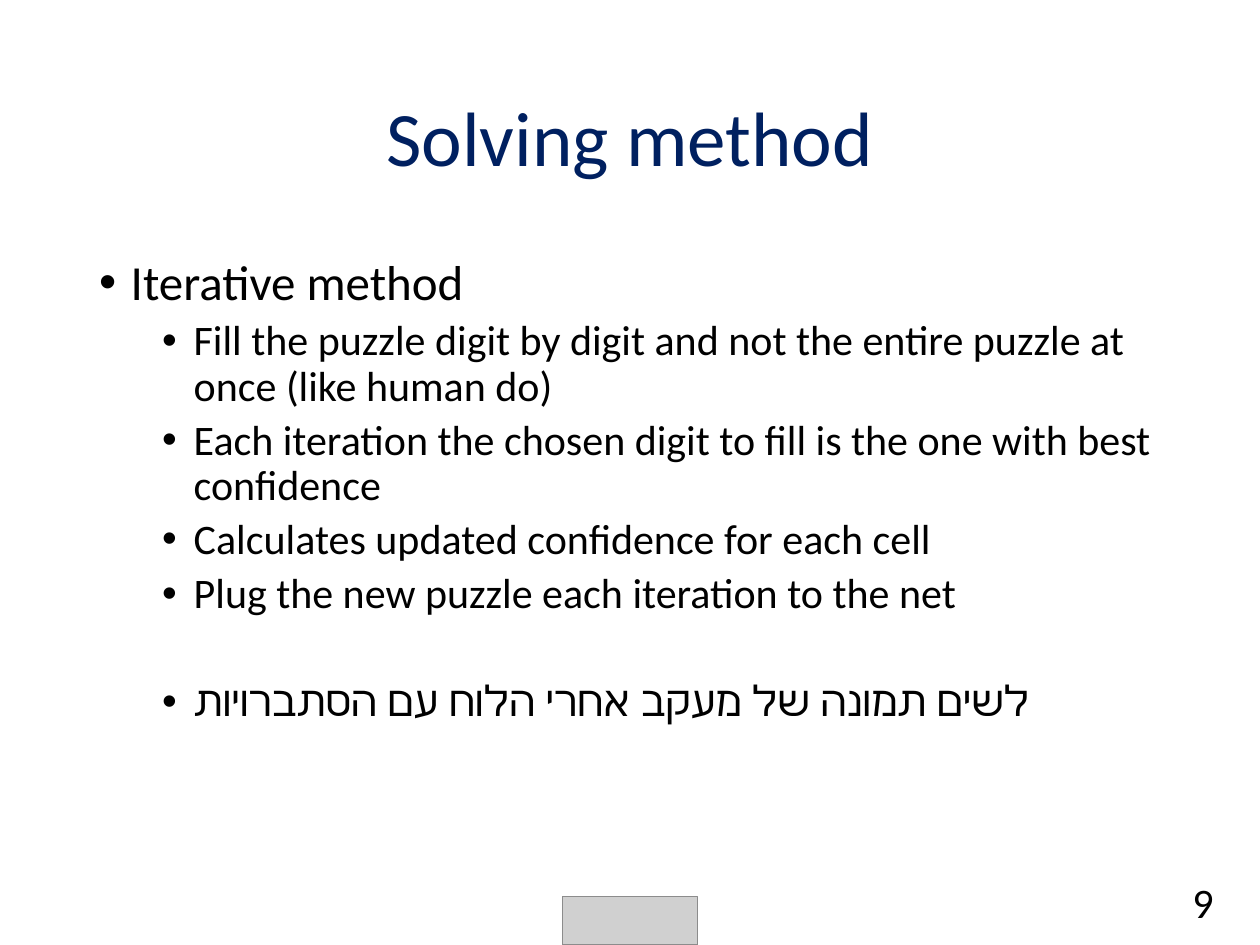
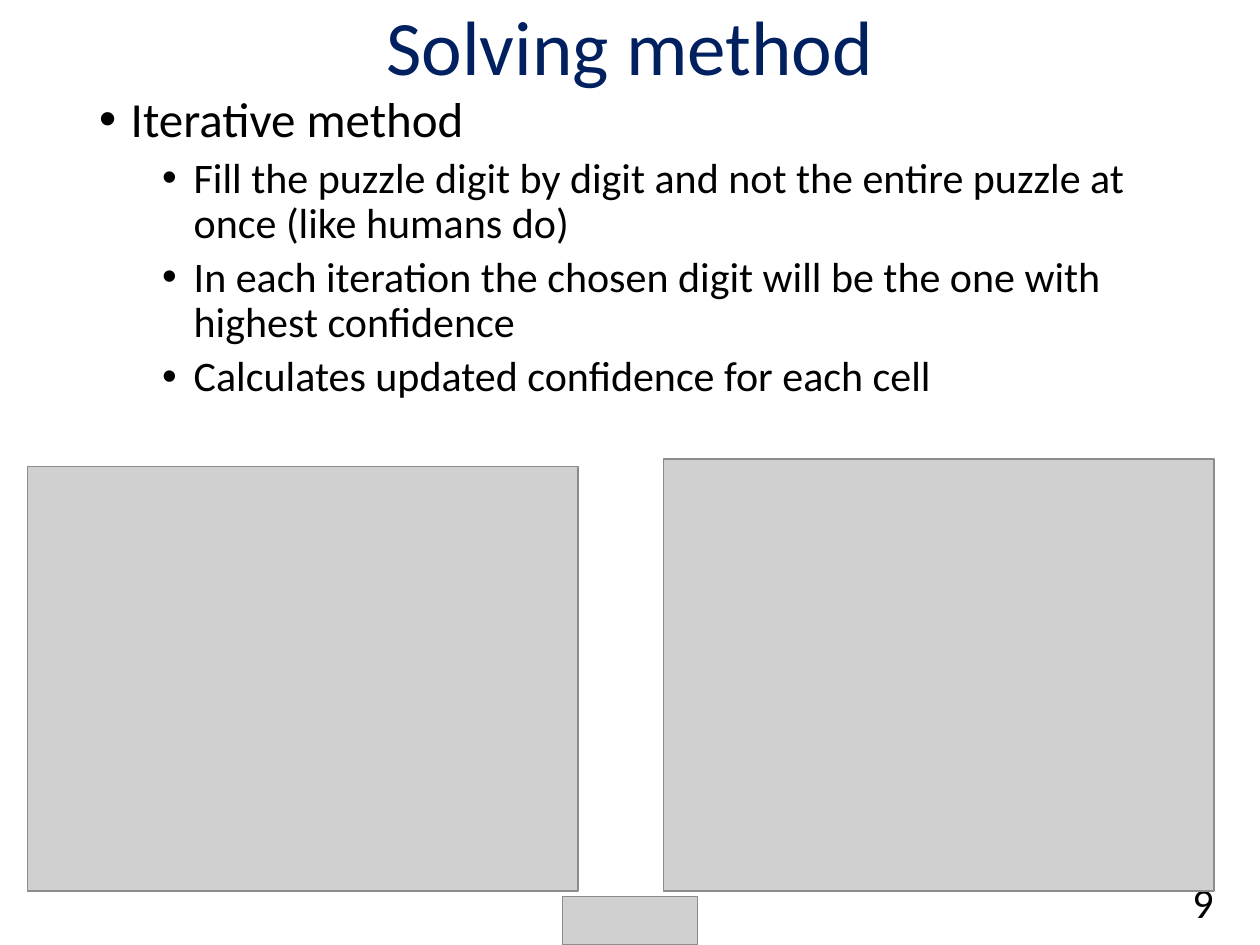
Before and after one commit to chendudai/Sudoku, a slide deck: slide 9 of Presentation/final_presentation.pptx. Drawn at 1260x945 pixels with LibreOffice and Linux fonts; fonts in the diff are those of the drawing; grey boxes stand for pictures. Boxes give left, top, right and bottom in pixels: in the first picture for what was removed or moved away, otherwise in the second. Text is boxed around its words. In the diff, an @@ line names an element or a change of style, - is before the commit and + after.

```diff
--- a/Presentation/final_presentation.pptx
+++ b/Presentation/final_presentation.pptx
@@ title "Solving method": place and size @@
-title "Solving method" at bbox=[386, 112, 873, 180]
+title "Solving method" at bbox=[386, 21, 873, 89]
@@ text "Iterative method": place and size @@
-text "Iterative method" at bbox=[131, 266, 1150, 716]
+text "Iterative method" at bbox=[131, 103, 1124, 398]
@@ text at bbox=[194, 163, 1124, 345]: text changed @@
-  • Fill the puzzle digit by digit and not the entire puzzle at once (like human do)
-  • Each iteration the chosen digit to fill is the one with best confidence
+  • Fill the puzzle digit by digit and not the entire puzzle at once (like humans do)
+  • In each iteration the chosen digit will be the one with highest confidence
@@ picture added at bbox=[28, 467, 578, 892] @@
@@ picture added at bbox=[664, 459, 1215, 891] @@
@@ text at bbox=[194, 578, 1029, 716]: paragraphs removed @@
-  • Plug the new puzzle each iteration to the net
-  • לשים תמונה של מעקב אחרי הלוח עם הסתברויות
```
Also in this commit, not shown: 11 other slides changed, 4 slides added, 1 slide removed, 2 other files.
